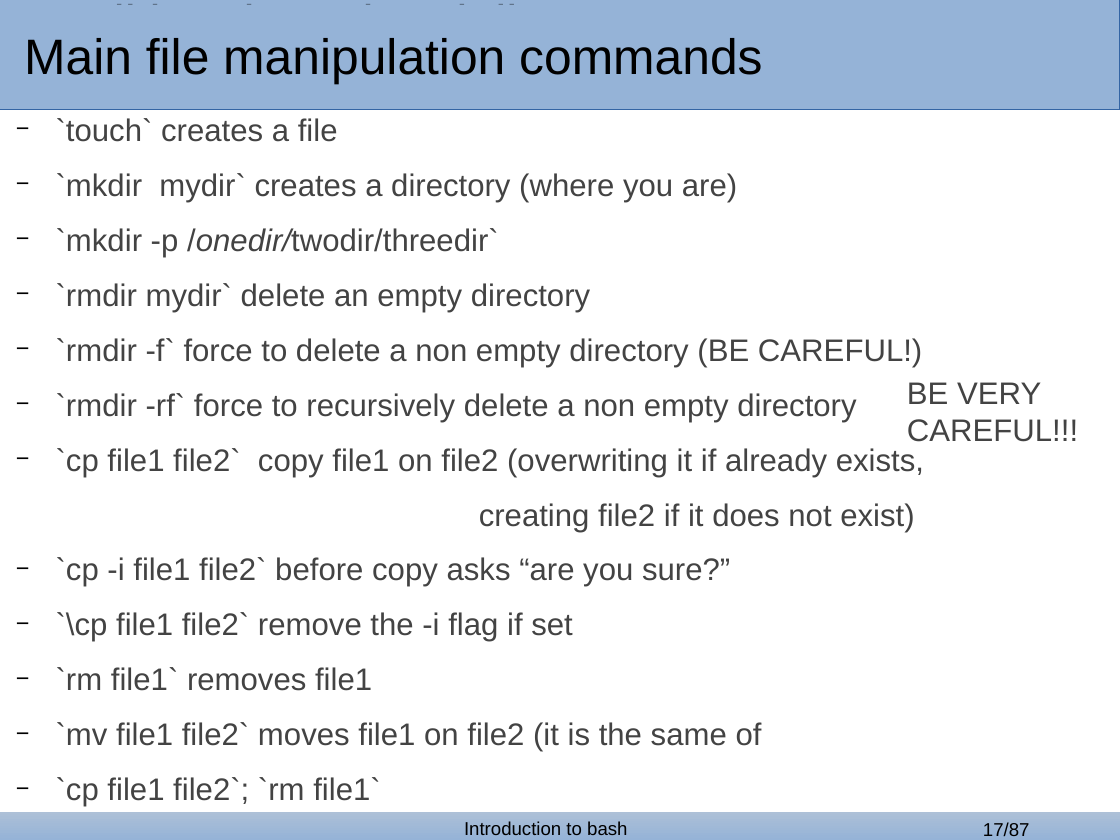
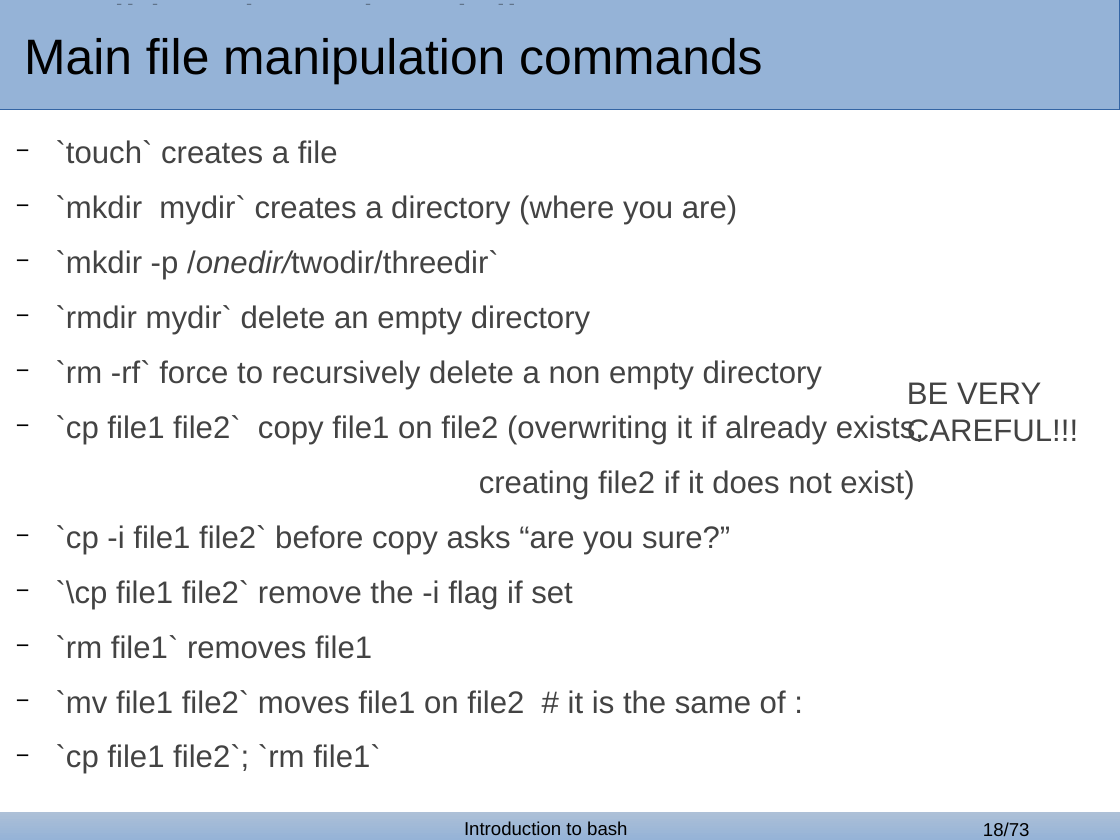
Before and after one commit to GozDavid/bash_lectures, a slide deck: slide 18 of bash_1.odp (slide 17 before the commit). Drawn at 1120x840 pixels with LibreOffice and Linux fonts; fonts in the diff are those of the drawing; background and template pictures are left out. Boxes give left, top, right and bottom in pixels: in the first picture for what was removed or moved away, otherwise in the second. Text is boxed around its words. In the diff, an @@ line names an element or a change of style, - is before the commit and + after.

```diff
--- a/bash_1.odp
+++ b/bash_1.odp
@@ text "`touch` creates a file": place and size @@
-text "`touch` creates a file" at box(56, 118, 924, 807)
+text "`touch` creates a file" at box(56, 140, 924, 774)
@@ text at box(56, 360, 822, 389): text changed @@
-  − `rmdir -f` force to delete a non empty directory (BE CAREFUL!)
-  − `rmdir -rf` force to recursively delete a non empty directory
+  − `rm -rf` force to recursively delete a non empty directory
@@ text at box(56, 690, 786, 714): text changed @@
-  − `mv file1 file2` moves file1 on file2 (it is the same of
+  − `mv file1 file2` moves file1 on file2 # it is the same of :
@@ page number at box(983, 822, 1030, 836): text changed @@
-17/87
+18/73
```
Also in this commit, not shown: 3 other slides changed, 1 slide added, 15 slides removed, 1 other file.
